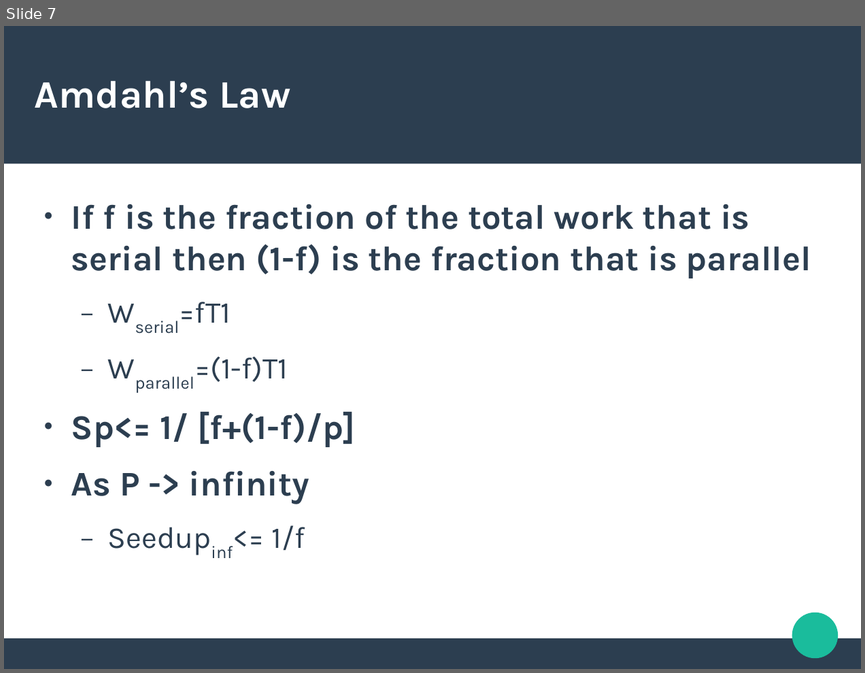
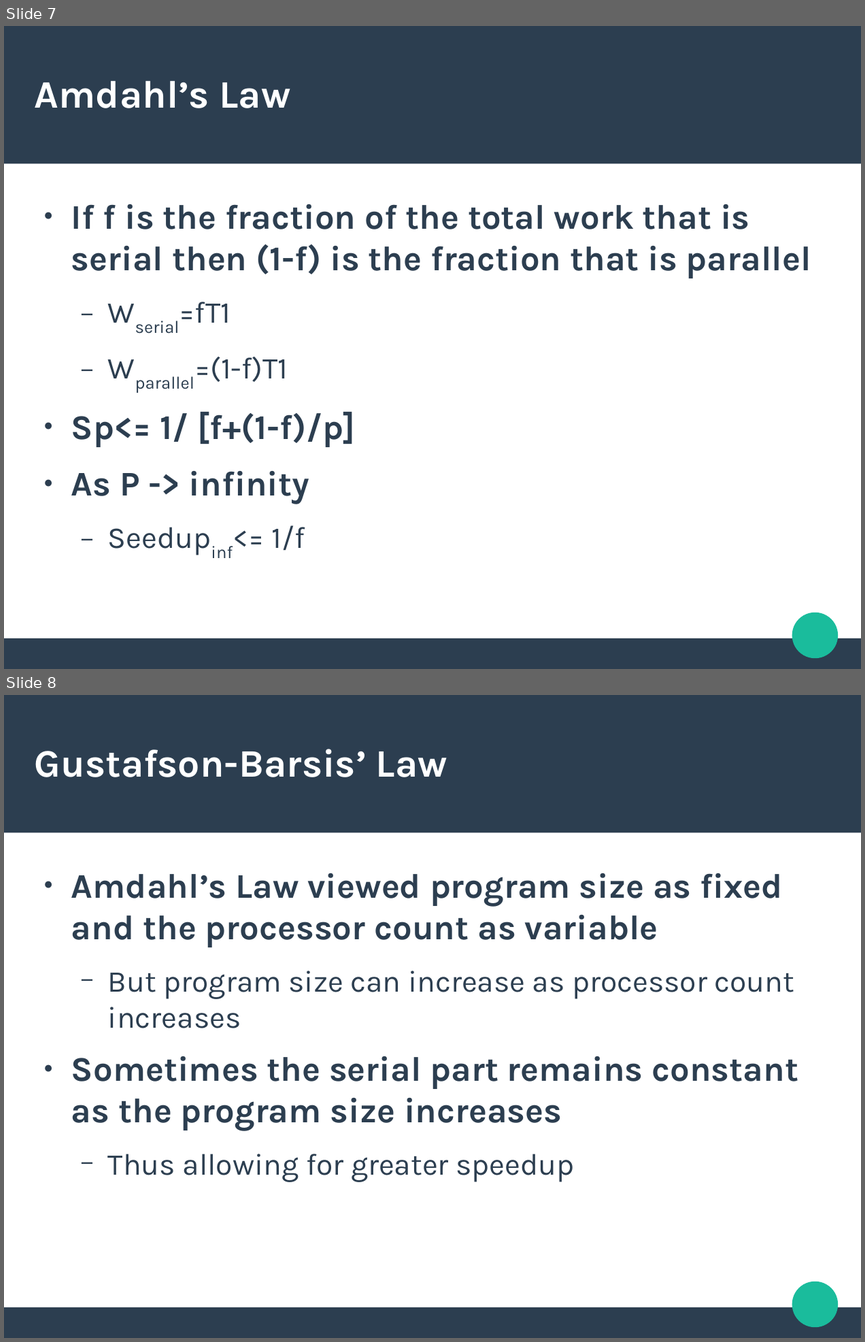
Before and after one commit to josephkehoe/CDD101, a slide deck: Concurrency/Slides/09Performance.odp. Shown one above the other, each under a label of ours: slide 7 before the commit, slides 7 and 8 after it. The pictures are 865x673 and 865x1342 pixels, drawn with LibreOffice and Linux fonts; fonts in the diff are those of the drawing. Boxes give left, top, right and bottom in pixels: in the first picture for what was removed or moved away, otherwise in the second. Text is boxed around its words. In the diff, an @@ line names an element or a change of style, - is before the commit and + after.

```diff
--- a/Concurrency/Slides/09Performance.odp
+++ b/Concurrency/Slides/09Performance.odp
@@ slide 8 added at (x1=4, y1=695, x2=861, y2=1338), background #FFFFFF; not listed: 3 template elements that a slide beside it also shows @@
@@ title added at (x1=35, y1=749, x2=447, y2=777), 36 pt, text #FFFFFF, bold @@
+Gustafson-Barsis’ Law
@@ text added at (x1=71, y1=873, x2=799, y2=1182), 32 pt, text #2C3E50, bold @@
+● Amdahl’s Law viewed program size as fixed and the processor count as variable
+  − But program size can increase as processor count increases
+● Sometimes the serial part remains constant as the program size increases
+  − Thus allowing for greater speedup
```
Also in this commit, not shown: 2 other slides added.
